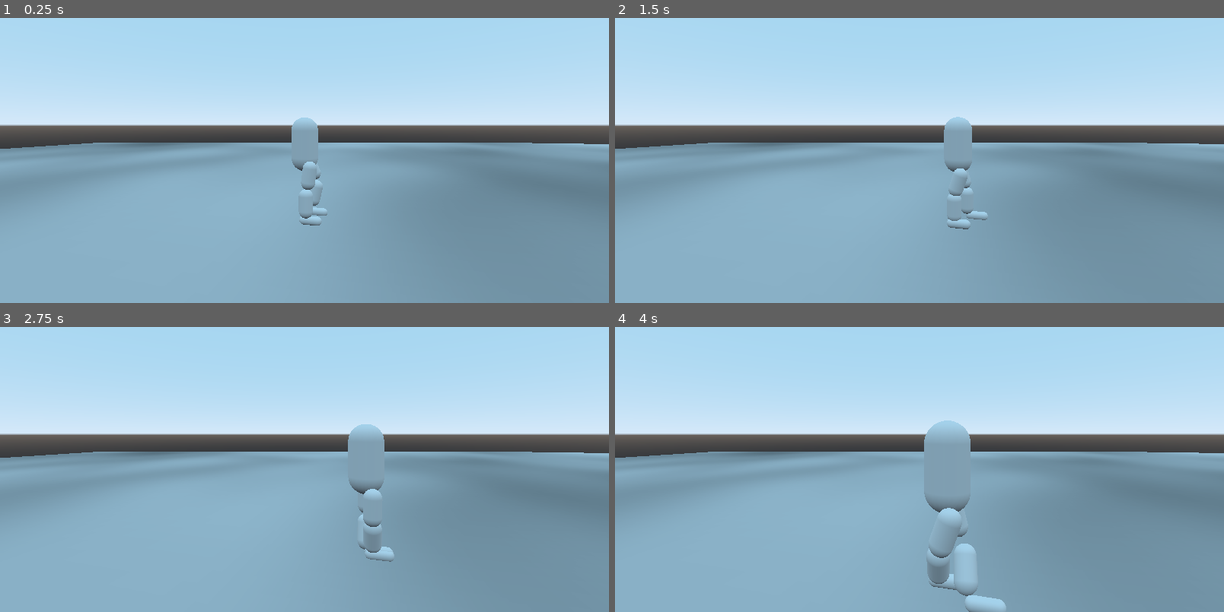
Above: before the commit, frames 1-4 (two rows, left to right).
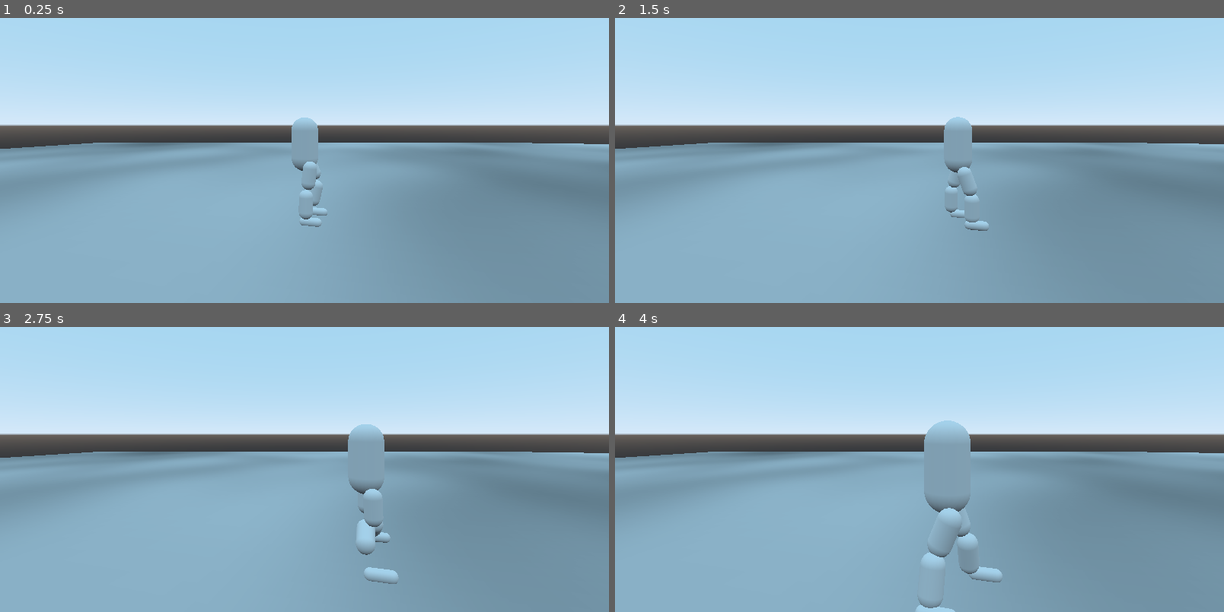
Above: after the commit, the same moments.

Repository: Terkwood/tinker-godot-joint
Game: Godot game, scene res://Main.tscn
The game is run twice, just before and just after one commit, with the same random seed, the same clock (stepped at 60 frames per second) and the same inputs.
Inputs:
- Up to frame 1 (0.25 s): no input
- Up to frame 2 (1.5 s): hold Up (ui_up) from 0.53 s (still down)
- Up to frame 3 (2.75 s): release Up (ui_up) at 2.03 s; hold Left (ui_left) from 2.03 s (still down)
- Up to frame 4 (4 s): release Left (ui_left) at 3.53 s; hold Down (ui_down) from 3.53 s (still down)

The runs differ from the first frame. In frame 1, less than 0.1% of the frame differs, in the area x 49-53%, y 50-74%; in frame 2, 0.5%; in frame 3, 0.7%; in frame 4, 1.4%, in the area x 49-65%, y 63-100%.

Commit message:
rename left and right

Diff:
--- a/Player.gd
+++ b/Player.gd
@@ -2,8 +2,8 @@
 
 onready var _walking = preload("res://walking.gd").new()
 
-onready var _right_foot = $RightFoot
-onready var _left_foot = $LeftFoot
+onready var _right_foot = $RFoot
+onready var _left_foot = $LFoot
 onready var _kin_upper_body = $KinUpperBody
 
 func _input(_event):
--- a/Player.tscn
+++ b/Player.tscn
@@ -84,20 +84,20 @@
 [node name="CollisionShape" type="CollisionShape" parent="KinUpperBody/RightBoundary"]
 shape = SubResource( 4 )
 
-[node name="LeftUpperLeg" type="RigidBody" parent="."]
+[node name="RUpperLeg" type="RigidBody" parent="."]
 transform = Transform( 1, 0, 0, 0, -4.37114e-08, -1, 0, 1, -4.37114e-08, -0.90029, 3.13039, 0.3817 )
 mass = 12.44
 physics_material_override = SubResource( 5 )
 
-[node name="CollisionShape" type="CollisionShape" parent="LeftUpperLeg"]
+[node name="CollisionShape" type="CollisionShape" parent="RUpperLeg"]
 shape = SubResource( 6 )
 
-[node name="MeshInstance" type="MeshInstance" parent="LeftUpperLeg"]
+[node name="MeshInstance" type="MeshInstance" parent="RUpperLeg"]
 transform = Transform( 1, 0, 0, 0, 1, 0, 0, 0, 1, 0, 2.98023e-08, 0.267518 )
 mesh = SubResource( 7 )
 material/0 = null
 
-[node name="LeftHingeJoint" type="HingeJoint" parent="LeftUpperLeg"]
+[node name="LeftHingeJoint" type="HingeJoint" parent="RUpperLeg"]
 transform = Transform( 2.6543e-14, 1.62921e-07, -1, 1, -1.62921e-07, -1.50772e-19, -1.62921e-07, -1, -1.62921e-07, 0.171699, -0.134717, -0.682546 )
 nodes/node_a = NodePath("../../KinUpperBody")
 nodes/node_b = NodePath("..")
@@ -107,21 +107,21 @@
 angular_limit/lower = -30.0
 angular_limit/relaxation = 0.31
 
-[node name="LeftLowerLeg" type="RigidBody" parent="."]
+[node name="RLowerLeg" type="RigidBody" parent="."]
 transform = Transform( 1, 0, 0, 0, -4.37114e-08, -1, 0, 1, -4.37114e-08, -0.90029, 1.3122, 0.3817 )
 mass = 11.47
 
-[node name="CollisionShape" type="CollisionShape" parent="LeftLowerLeg"]
+[node name="CollisionShape" type="CollisionShape" parent="RLowerLeg"]
 shape = SubResource( 6 )
 
-[node name="MeshInstance" type="MeshInstance" parent="LeftLowerLeg"]
+[node name="MeshInstance" type="MeshInstance" parent="RLowerLeg"]
 transform = Transform( 1, 0, 0, 0, 1, 0, 0, 0, 1, 0, 2.98023e-08, 0.267518 )
 mesh = SubResource( 7 )
 material/0 = null
 
-[node name="LeftHingeJoint" type="HingeJoint" parent="LeftLowerLeg"]
+[node name="RHingeJoint" type="HingeJoint" parent="RLowerLeg"]
 transform = Transform( 2.6543e-14, 1.62921e-07, -1, 1, -1.62921e-07, -1.50772e-19, -1.62921e-07, -1, -1.62921e-07, 0.171699, -0.134717, -0.682546 )
-nodes/node_a = NodePath("../../LeftUpperLeg")
+nodes/node_a = NodePath("../../RUpperLeg")
 nodes/node_b = NodePath("..")
 params/bias = 0.99
 angular_limit/enable = true
@@ -129,33 +129,33 @@
 angular_limit/lower = -30.0
 angular_limit/relaxation = 0.31
 
-[node name="LeftFoot" type="KinematicBody" parent="."]
+[node name="RFoot" type="KinematicBody" parent="."]
 transform = Transform( 1, 0, 0, 0, 1, 0, 0, 0, 1, -1.08197, 0, 0.69196 )
 
-[node name="MeshInstance" type="MeshInstance" parent="LeftFoot"]
+[node name="MeshInstance" type="MeshInstance" parent="RFoot"]
 mesh = SubResource( 8 )
 material/0 = null
 
-[node name="CollisionShape" type="CollisionShape" parent="LeftFoot"]
+[node name="CollisionShape" type="CollisionShape" parent="RFoot"]
 shape = SubResource( 9 )
 
-[node name="HingeJoint" type="HingeJoint" parent="LeftFoot"]
-nodes/node_a = NodePath("../../LeftLowerLeg")
-nodes/node_b = NodePath("..")
-
-[node name="RightUpperLeg" type="RigidBody" parent="."]
+[node name="HingeJoint" type="HingeJoint" parent="RFoot"]
+nodes/node_a = NodePath("../../RLowerLeg")
+nodes/node_b = NodePath("..")
+
+[node name="LUpperLeg" type="RigidBody" parent="."]
 transform = Transform( 1, 0, 0, 0, -4.37114e-08, -1, 0, 1, -4.37114e-08, 1.10273, 2.93819, 0 )
 collision_layer = 2
 collision_mask = 2
 
-[node name="CollisionShape" type="CollisionShape" parent="RightUpperLeg"]
+[node name="CollisionShape" type="CollisionShape" parent="LUpperLeg"]
 shape = SubResource( 10 )
 
-[node name="MeshInstance" type="MeshInstance" parent="RightUpperLeg"]
+[node name="MeshInstance" type="MeshInstance" parent="LUpperLeg"]
 mesh = SubResource( 11 )
 material/0 = null
 
-[node name="RightHingeJoint" type="HingeJoint" parent="RightUpperLeg"]
+[node name="RightHingeJoint" type="HingeJoint" parent="LUpperLeg"]
 transform = Transform( 9.6679e-10, 1.62918e-07, -1, 0.999982, -0.00593413, -1.99411e-15, -0.00593413, -0.999982, -1.62921e-07, 0, -1.31307e-07, -0.805954 )
 nodes/node_a = NodePath("../../KinUpperBody")
 nodes/node_b = NodePath("..")
@@ -165,21 +165,21 @@
 angular_limit/lower = -30.0
 angular_limit/relaxation = 0.31
 
-[node name="RightLowerLeg" type="RigidBody" parent="."]
+[node name="LLowerLeg" type="RigidBody" parent="."]
 transform = Transform( 1, 0, 0, 0, -4.37114e-08, -1, 0, 1, -4.37114e-08, 1.10273, 1.07239, 0 )
 collision_layer = 2
 collision_mask = 2
 
-[node name="CollisionShape" type="CollisionShape" parent="RightLowerLeg"]
+[node name="CollisionShape" type="CollisionShape" parent="LLowerLeg"]
 shape = SubResource( 10 )
 
-[node name="MeshInstance" type="MeshInstance" parent="RightLowerLeg"]
+[node name="MeshInstance" type="MeshInstance" parent="LLowerLeg"]
 mesh = SubResource( 11 )
 material/0 = null
 
-[node name="RightHingeJoint" type="HingeJoint" parent="RightLowerLeg"]
+[node name="LHingeJoint" type="HingeJoint" parent="LLowerLeg"]
 transform = Transform( 9.6679e-10, 1.62918e-07, -1, 0.999982, -0.00593413, -1.99411e-15, -0.00593413, -0.999982, -1.62921e-07, 0, -1.31307e-07, -0.805954 )
-nodes/node_a = NodePath("../../RightUpperLeg")
+nodes/node_a = NodePath("../../LUpperLeg")
 nodes/node_b = NodePath("..")
 params/bias = 0.92
 angular_limit/enable = true
@@ -187,20 +187,20 @@
 angular_limit/lower = -30.0
 angular_limit/relaxation = 0.31
 
-[node name="RightFoot" type="KinematicBody" parent="."]
+[node name="LFoot" type="KinematicBody" parent="."]
 transform = Transform( 1, 0, 0, 0, 1, 0, 0, 0, 1, 1.11046, 0, 0.734145 )
 collision_layer = 2
 collision_mask = 2
 
-[node name="MeshInstance" type="MeshInstance" parent="RightFoot"]
+[node name="MeshInstance" type="MeshInstance" parent="LFoot"]
 mesh = SubResource( 8 )
 material/0 = null
 
-[node name="CollisionShape" type="CollisionShape" parent="RightFoot"]
+[node name="CollisionShape" type="CollisionShape" parent="LFoot"]
 shape = SubResource( 9 )
 
-[node name="HingeJoint" type="HingeJoint" parent="RightFoot"]
-nodes/node_a = NodePath("../../RightLowerLeg")
+[node name="HingeJoint" type="HingeJoint" parent="LFoot"]
+nodes/node_a = NodePath("../../LLowerLeg")
 nodes/node_b = NodePath("..")
 [connection signal="body_entered" from="KinUpperBody/FrontBoundary" to="." method="_on_FrontBoundary_body_entered"]
 [connection signal="body_entered" from="KinUpperBody/BackBoundary" to="." method="_on_BackBoundary_body_entered"]
